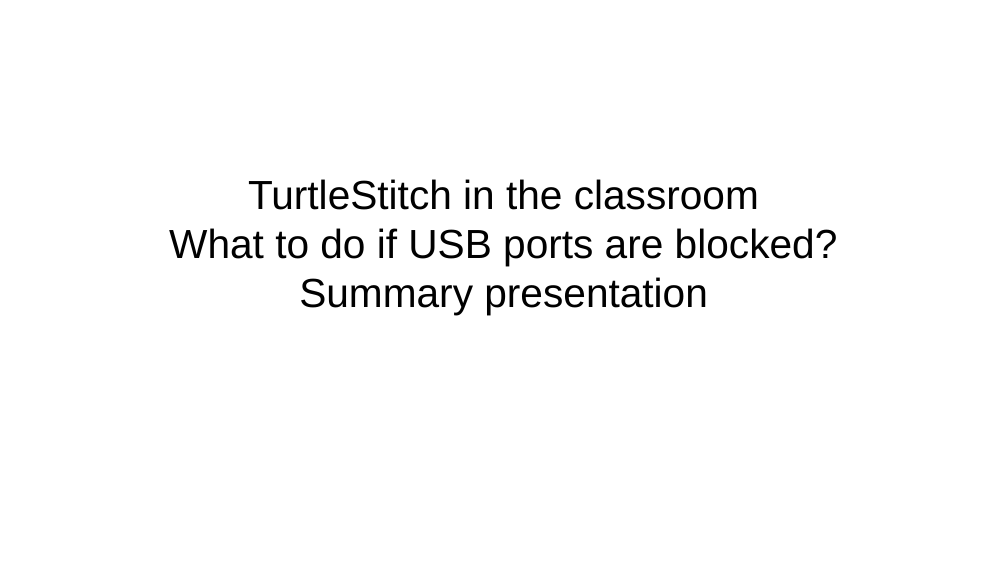
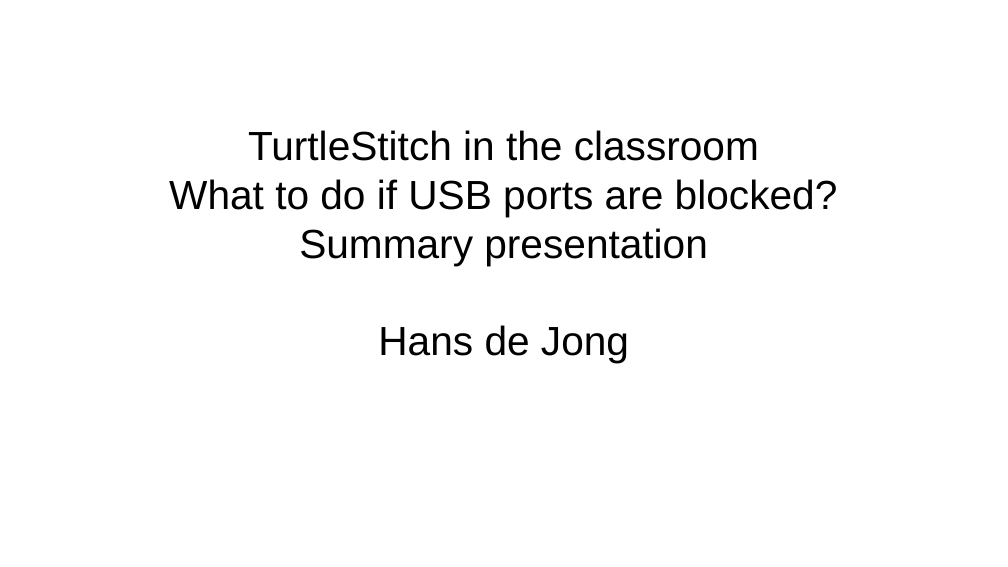
Before and after one commit to hansdejongehv/TSUSB, a slide deck: slide 1 of USBForbidden/What to do if USB is forbidden summary v0.1.odp. Drawn at 1008x567 pixels with LibreOffice and Linux fonts; fonts in the diff are those of the drawing. Boxes give left, top, right and bottom in pixels: in the first picture for what was removed or moved away, otherwise in the second. Text is boxed around its words. In the diff, an @@ line names an element or a change of style, - is before the commit and + after.

```diff
--- a/USBForbidden/What to do if USB is forbidden summary v0.1.odp
+++ b/USBForbidden/What to do if USB is forbidden summary v0.1.odp
@@ subtitle at bbox=[378, 325, 629, 363]: paragraph added @@
+Hans de Jong
```
Also in this commit, not shown: 1 other slide changed, 5 other files.
